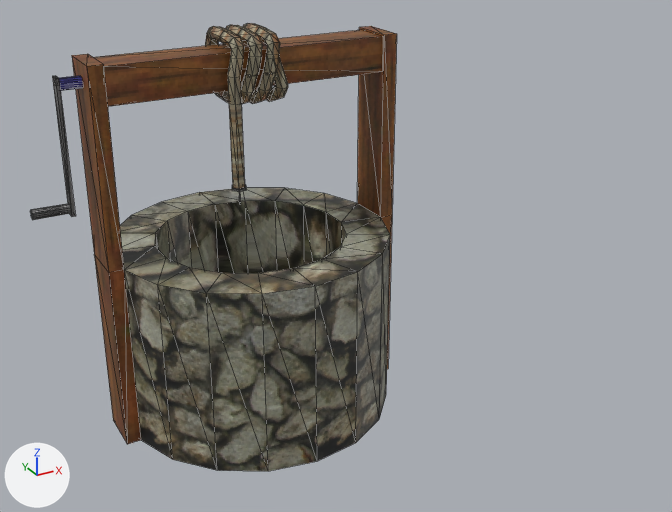
The glTF model Redist/Models/3dmodels/well_470x00.gltf as it was, and as the next commit left it.
Both versions are drawn from a 50 mm camera at (-5.64, -7.02, 5.76) aimed at (-1.38, 0.73, 1.89). Every picture has the same lights, and +X, +Y and +Z are marked at lower left. Mesh edges are drawn as thin lines. Vertices at the same position are counted once.

Names of what the first picture shows: 'Well_470x0'.
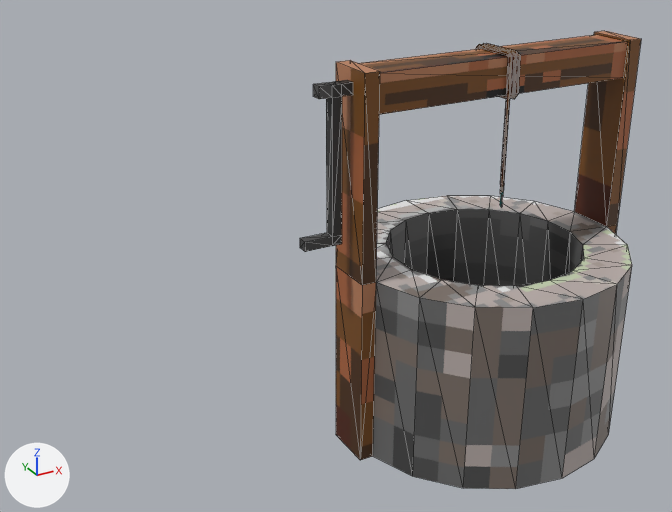
Boxes [x1, y1, x2, y2] around the edits, measured in the pictures (672 x 512 px; the box of a moved part takes in the faces that stretch with it):
'Well_470x0', surface changed, reshaped (7% narrower): before [30, 23, 397, 471]; after [300, 31, 641, 489]
part 1 of me_well_470x0, moved or reshaped: before [72, 26, 397, 471]; after [336, 31, 641, 489]
part 2 of me_well_470x0, moved or reshaped: before [93, 30, 382, 106]; after [359, 35, 627, 114]
part 3 of me_well_470x0, added: after [476, 46, 521, 194]
part 4 of me_well_470x0, added: after [476, 43, 520, 193]
part 5 of me_well_470x0, added: after [300, 80, 353, 252]
part 6 of me_well_470x0, deleted: before [30, 23, 288, 220]

The change, as a list of edits to the scene's bpy script:
```text
Add img_740well:
    img_740well = load_image('740well', '740well.png', 452, 96, 'sRGB')
Add img_470well:
    img_470well = load_image('470well', '470well.png', 375, 43, 'sRGB')
Change mat_well:
    mat_well.texture: img_well_bottom -> img_470well
Change mat_wellup1:
    mat_wellup1.texture: img_well_top1 -> img_740well
Change me_well_470x0:
    used by ob_well_470x0; location = (0.0, 0.0, 0.0)
    remove me_well_470x0.from_pydata(...)  # 526 vertices, 912 faces; spans x -4.21..-0.39, y 0.0..2.97, z 0.0..4.15
    add me_well_470x0.from_pydata(...)  # 265 vertices, 374 faces; spans x -2.1..1.62, y -1.42..1.55, z 0.0..4.02
    me_well_470x0 part 1: the loose piece of 89 vertices spanning x -3.61..-0.39, y 0.0..2.97, z 0.0..3.99 is moved by (2.01, -1.43, 0.0)
    me_well_470x0 part 2: the loose piece of 8 vertices spanning x -3.48..-0.52, y 1.27..1.71, z 3.6..3.97 is moved by (2.01, -1.43, 0.0)
    me_well_470x0 part 3: a new loose piece of 52 vertices spanning x -0.05..0.13, y -0.19..0.32, z 2.63..4.0, in mat_wellup1 (picture img_740well)
    me_well_470x0 part 4: a new loose piece of 52 vertices spanning x -0.03..0.11, y -0.21..0.35, z 2.63..4.02, in mat_wellup1 (picture img_740well)
    me_well_470x0 part 5: a new loose piece of 28 vertices spanning x -2.1..-1.6, y 0.01..0.12, z 2.36..3.87, in mat_wellup1 (picture img_740well)
    me_well_470x0 part 6: 6 loose pieces with 429 vertices, spanning x -4.21..-1.67, y 1.08..1.92, z 2.49..4.15, are deleted
```
